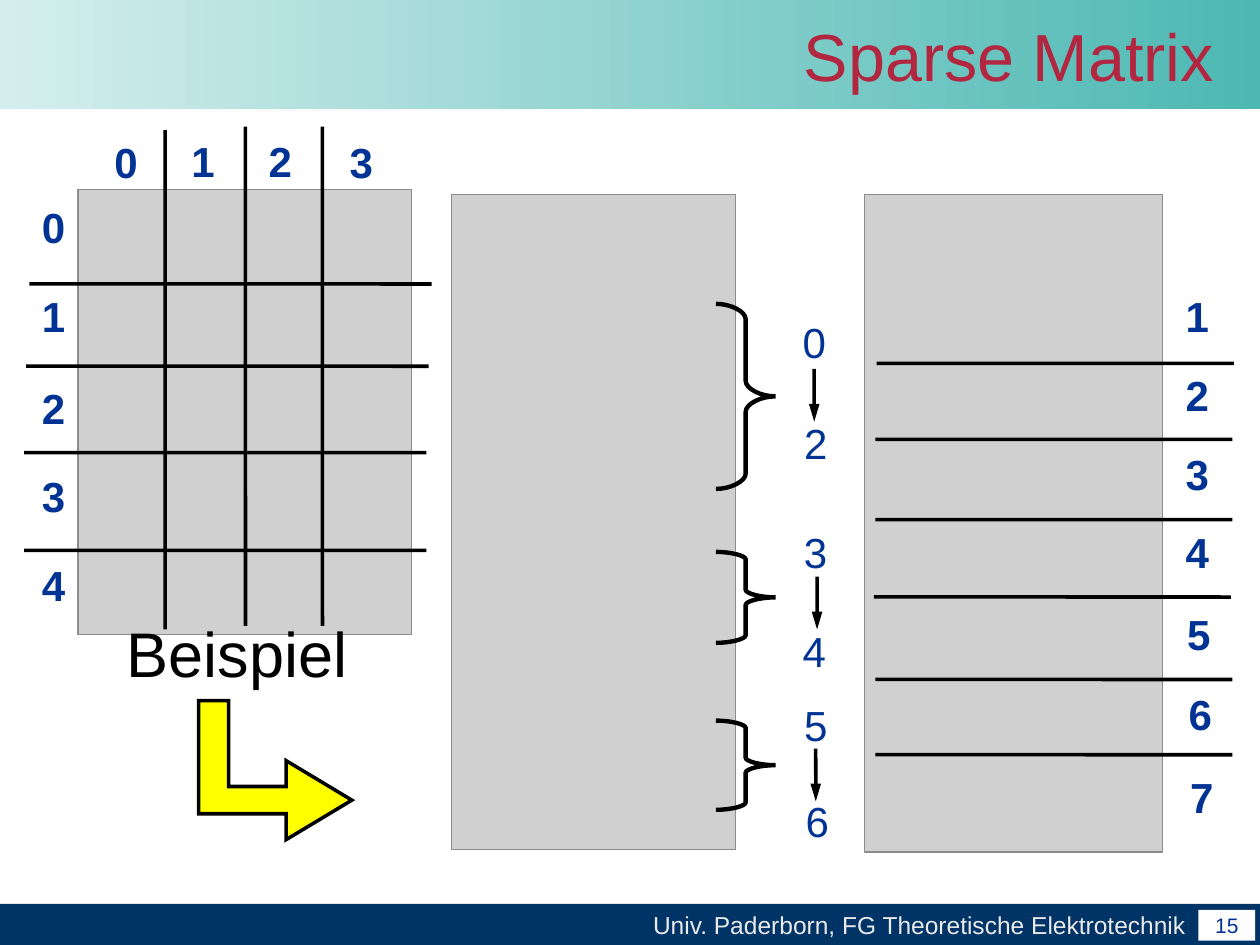
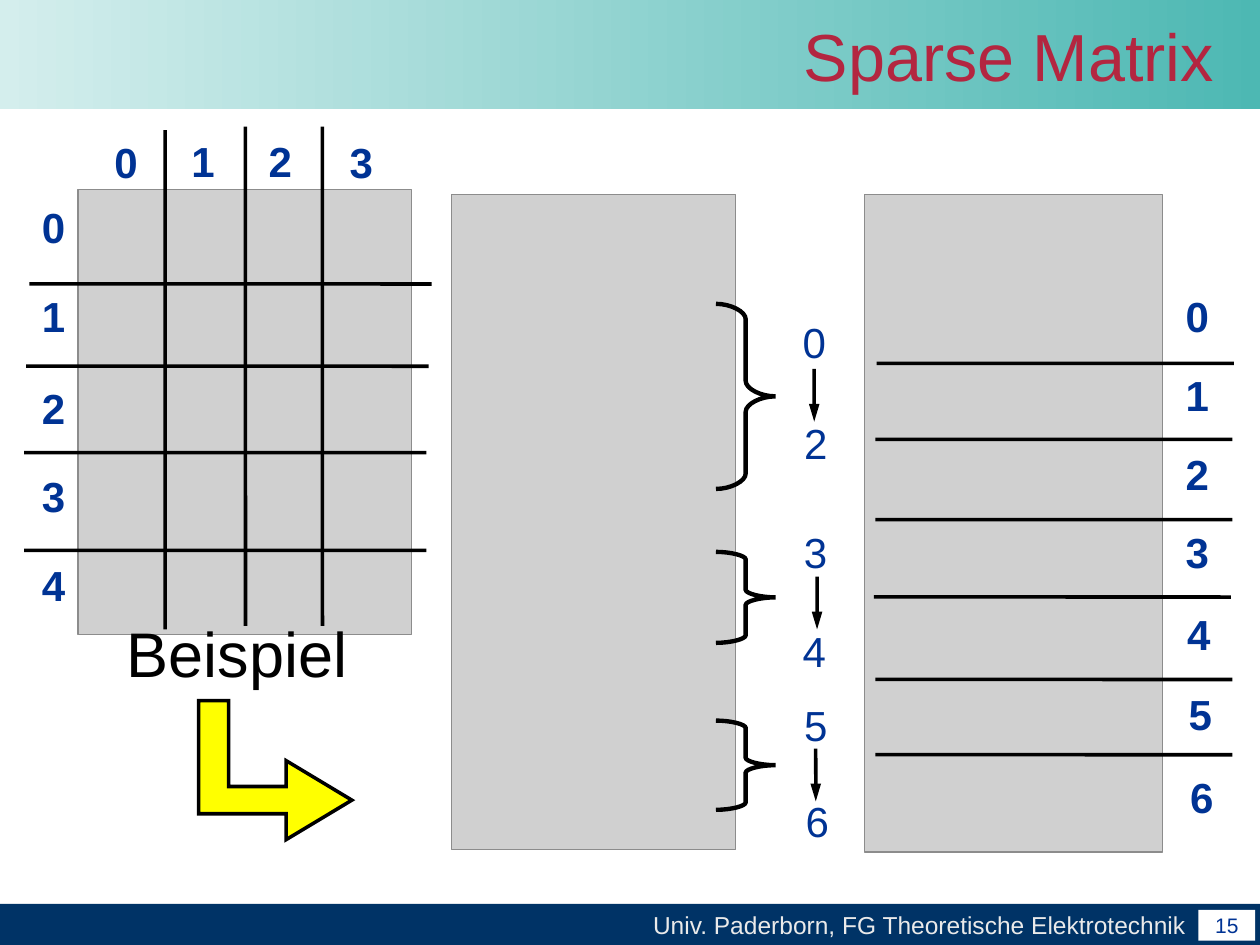
Before and after one commit to unconditional/projektarbeitcuda, a slide deck: slide 15 of Abschlussvortrag/Abschlussvortrag der Projektarbeit CUDA.ppt. Drawn at 1260x945 pixels with LibreOffice and Linux fonts; fonts in the diff are those of the drawing; grey boxes stand for pictures; background and template pictures are left out. Boxes give left, top, right and bottom in pixels: in the first picture for what was removed or moved away, otherwise in the second. Text is boxed around its words. In the diff, an @@ line names an element or a change of style, - is before the commit and + after.

```diff
--- a/Abschlussvortrag/Abschlussvortrag der Projektarbeit CUDA.ppt
+++ b/Abschlussvortrag/Abschlussvortrag der Projektarbeit CUDA.ppt
@@ text added at bbox=[1186, 302, 1209, 333], 24 pt, text #003394, bold @@
+0
@@ 5 texts: place and size @@
-5 texts at bbox=[1186, 303, 1212, 731]
+5 texts at bbox=[1186, 382, 1213, 814]
@@ text "5": place and size @@
-text "5" at bbox=[1187, 621, 1210, 651]
+text "5" at bbox=[1189, 701, 1212, 731]
@@ text removed at bbox=[1190, 784, 1213, 813] @@
-7
```
Also in this commit, not shown: 1 other slide changed.
